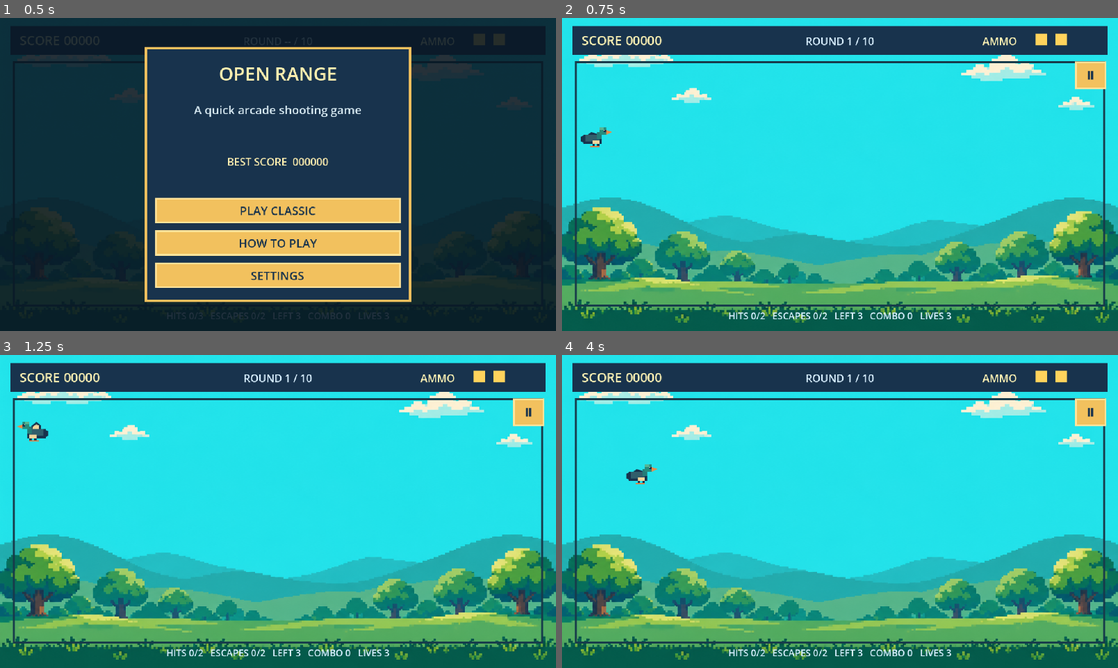
Above: before the commit, frames 1-4 (two rows, left to right).
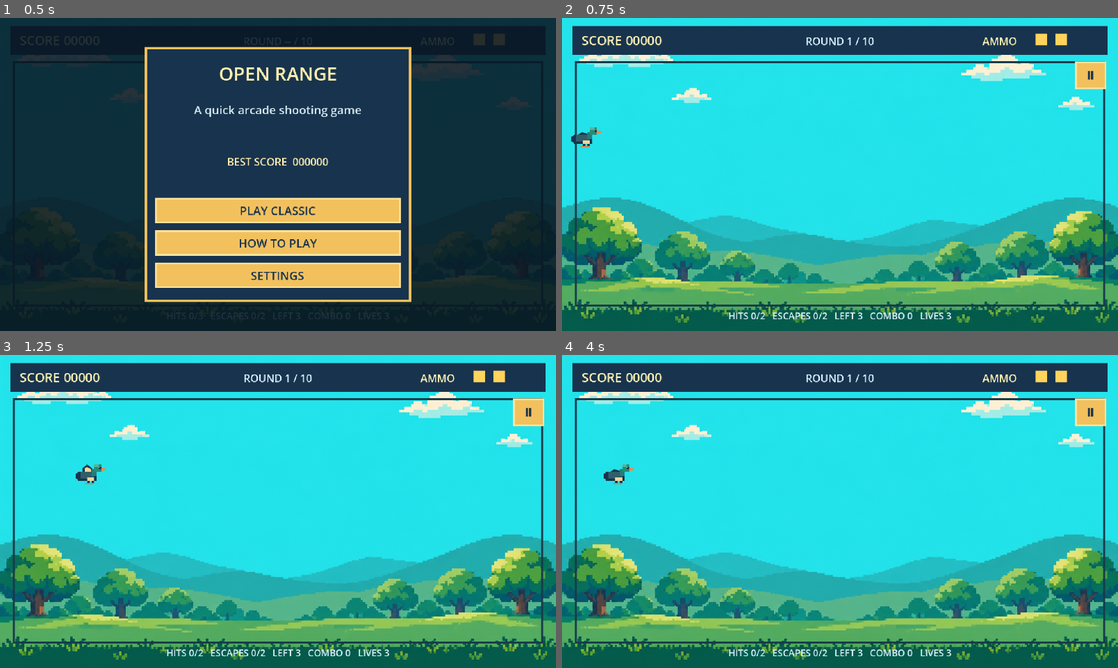
Above: after the commit, the same moments.

Repository: ranababu1/duckhunt
Game: Godot game, scene res://scenes/main/main.tscn
Two runs of this game, one before a commit and one after it. Both use one fixed random seed, a clock stepped at 60 frames per second and the inputs below. Sound files missing from this copy of the repository are replaced by a short silence.
Inputs:
- Up to frame 1 (0.5 s): no input
- Up to frame 2 (0.75 s): click "PLAY CLASSIC" at 0.5 s
- Up to frame 3 (1.25 s): no input
- Up to frame 4 (4 s): click "Ⅱ" at 1.25 s; click "RESTART RUN" at 2 s; click "Ⅱ" at 2.75 s; click "RESTART RUN" at 3.5 s

Frame 1 is identical in both runs. In frame 2, 0.3% of the frame differs, in the area x 1-9%, y 34-42%; in frame 3, 0.4%, in the area x 3-20%, y 21-42%; in frame 4, 0.4%.

Commit message:
Ramp duck difficulty across Classic Mode

Diff:
--- a/scripts/data/round_catalog.gd
+++ b/scripts/data/round_catalog.gd
@@ -6,11 +6,11 @@
 static func classic_mode() -> Array:
 	var rounds: Array = []
 	var definitions := [
-		[3, 1, 0.85, 300.0, 2, 2], [3, 1, 0.80, 315.0, 2, 2],
-		[4, 1, 0.75, 330.0, 3, 2], [4, 1, 0.70, 345.0, 3, 2],
-		[5, 1, 0.65, 360.0, 3, 2], [5, 1, 0.60, 375.0, 4, 2],
-		[6, 2, 0.58, 390.0, 4, 2], [6, 2, 0.55, 405.0, 4, 1],
-		[7, 2, 0.52, 420.0, 5, 1], [8, 2, 0.50, 435.0, 6, 1]
+		[3, 1, 0.85, 210.0, 2, 2], [3, 1, 0.80, 230.0, 2, 2],
+		[4, 1, 0.75, 250.0, 3, 2], [4, 1, 0.70, 270.0, 3, 2],
+		[5, 1, 0.65, 290.0, 3, 2], [5, 1, 0.60, 310.0, 4, 2],
+		[6, 2, 0.58, 330.0, 4, 2], [6, 2, 0.55, 350.0, 4, 1],
+		[7, 2, 0.52, 370.0, 5, 1], [8, 2, 0.50, 390.0, 6, 1]
 	]
 	for index in definitions.size():
 		var definition: Array = definitions[index]
@@ -21,6 +21,9 @@
 		config.spawn_interval = definition[2]
 		config.min_flight_speed = definition[3]
 		config.max_flight_speed = definition[3] + 20.0
+		var difficulty := float(index) / float(definitions.size() - 1)
+		config.min_reroute_interval = lerpf(0.72, 0.24, difficulty)
+		config.max_reroute_interval = lerpf(0.95, 0.42, difficulty)
 		config.required_hits = definition[4]
 		config.allowed_escapes = definition[5]
 		config.movement_pattern_pool.clear()
--- a/scripts/data/round_config.gd
+++ b/scripts/data/round_config.gd
@@ -7,6 +7,8 @@
 @export var spawn_interval := 0.8
 @export var min_flight_speed := 180.0
 @export var max_flight_speed := 180.0
+@export var min_reroute_interval := 0.72
+@export var max_reroute_interval := 0.95
 @export var movement_pattern_pool: Array[String] = ["sine"]
 @export var required_hits := 2
 @export var allowed_escapes := 2
--- a/scripts/gameplay/duck.gd
+++ b/scripts/gameplay/duck.gd
@@ -9,15 +9,14 @@
 
 const HIT_RADIUS := 26.0
 const TERMINAL_ANIMATION_DURATION := 0.35
-const REROUTE_MIN_SECONDS := 0.28
-const REROUTE_MAX_SECONDS := 0.55
-
 var state := State.ENTERING
 var flight_velocity := Vector2(180.0, 0.0)
 var playfield := Rect2(24.0, 76.0, 912.0, 420.0)
 var flight_time := 0.0
 var flight_speed := 180.0
 var reroute_remaining := 0.0
+var reroute_min_seconds := 0.72
+var reroute_max_seconds := 0.95
 var terminal_time := 0.0
 var terminal_animation_duration := TERMINAL_ANIMATION_DURATION
 var resolution_sent := false
@@ -42,12 +41,14 @@
 func set_hit_effect_texture(texture: Texture2D) -> void:
 	hit_effect_texture = texture
 
-func start_flight(start_position: Vector2, new_playfield: Rect2, new_velocity: Vector2, new_pattern := "sine") -> void:
+func start_flight(start_position: Vector2, new_playfield: Rect2, new_velocity: Vector2, new_pattern := "sine", new_reroute_min := 0.72, new_reroute_max := 0.95) -> void:
 	position = start_position
 	playfield = new_playfield
 	flight_velocity = new_velocity
 	flight_speed = new_velocity.length()
-	reroute_remaining = randf_range(REROUTE_MIN_SECONDS, REROUTE_MAX_SECONDS)
+	reroute_min_seconds = new_reroute_min
+	reroute_max_seconds = new_reroute_max
+	reroute_remaining = randf_range(reroute_min_seconds, reroute_max_seconds)
 	base_y = start_position.y
 	movement_pattern = new_pattern
 	flight_time = 0.0
@@ -122,7 +123,7 @@
 		vertical_angle = absf(vertical_angle) * signf(vertical_direction)
 	flight_velocity = Vector2(horizontal_direction * cos(vertical_angle), sin(vertical_angle)) * flight_speed
 	scale.x = horizontal_direction
-	reroute_remaining = randf_range(REROUTE_MIN_SECONDS, REROUTE_MAX_SECONDS)
+	reroute_remaining = randf_range(reroute_min_seconds, reroute_max_seconds)
 
 func _resolve_hit() -> void:
 	if resolution_sent:
--- a/scripts/gameplay/prototype_game.gd
+++ b/scripts/gameplay/prototype_game.gd
@@ -284,7 +284,7 @@
 		if pattern == "diagonal":
 			vertical_speed = -70.0 if spawned % 2 == 0 else 70.0
 		duck.scale.x = direction
-		duck.start_flight(Vector2(start_x, y), PLAYFIELD, Vector2(speed * direction, vertical_speed), pattern)
+		duck.start_flight(Vector2(start_x, y), PLAYFIELD, Vector2(speed * direction, vertical_speed), pattern, active_round_config.min_reroute_interval, active_round_config.max_reroute_interval)
 		duck.set_process(true)
 		spawned += 1
 
--- a/tests/gameplay_logic_test.gd
+++ b/tests/gameplay_logic_test.gd
@@ -111,9 +111,14 @@
 	var configs: Array = RoundCatalogScript.classic_mode()
 	_assert(configs.size() == 10, "classic mode must provide ten rounds")
 	_assert(configs[0].round_number == 1 and configs[9].round_number == 10, "round numbers must span one through ten")
-	_assert(configs[0].min_flight_speed >= 300.0, "first-round ducks should use the faster flight pace")
+	_assert(configs[0].min_flight_speed >= 200.0 and configs[0].min_flight_speed < 240.0, "first-round ducks should start at an approachable speed")
 	_assert(configs[9].min_flight_speed > configs[0].min_flight_speed, "later rounds must increase flight speed")
 	_assert(configs.all(func(config): return "zigzag" in config.movement_pattern_pool), "every round should allow instant zigzag course changes")
+	_assert(configs[0].min_reroute_interval > configs[9].min_reroute_interval, "later rounds should reroute more often than round one")
+	_assert(configs[9].max_reroute_interval < configs[0].max_reroute_interval, "maximum reroute interval should shorten across the campaign")
+	for index in range(1, configs.size()):
+		_assert(configs[index].min_flight_speed > configs[index - 1].min_flight_speed, "flight speed should rise every round")
+		_assert(configs[index].min_reroute_interval < configs[index - 1].min_reroute_interval, "reroutes should become more frequent every round")
 	var manager = GameManagerScript.new()
 	manager.configure(configs)
 	manager.start_run()
@@ -130,10 +135,10 @@
 
 func _test_duck_rerouting() -> void:
 	var duck = DuckScript.new()
-	duck.start_flight(Vector2(480.0, 270.0), Rect2(-10000.0, 0.0, 20000.0, 540.0), Vector2(300.0, 0.0), "zigzag")
+	duck.start_flight(Vector2(480.0, 270.0), Rect2(-10000.0, 0.0, 20000.0, 540.0), Vector2(300.0, 0.0), "zigzag", 0.4, 0.6)
 	duck._reroute_course()
 	_assert(is_equal_approx(duck.flight_velocity.length(), 300.0), "instant course changes should preserve target speed")
-	_assert(duck.reroute_remaining >= duck.REROUTE_MIN_SECONDS and duck.reroute_remaining <= duck.REROUTE_MAX_SECONDS, "reroutes should happen on a short interval")
+	_assert(duck.reroute_remaining >= 0.4 and duck.reroute_remaining <= 0.6, "reroutes should happen on the configured interval")
 	for _step in 20:
 		duck._process(0.1)
 		_assert(duck.position.y >= 26.0 and duck.position.y <= 514.0, "rerouting targets should stay inside the vertical playfield")
Not shown, changed: doc/changelog.md
Not shown, changed: doc/currentstate.md
